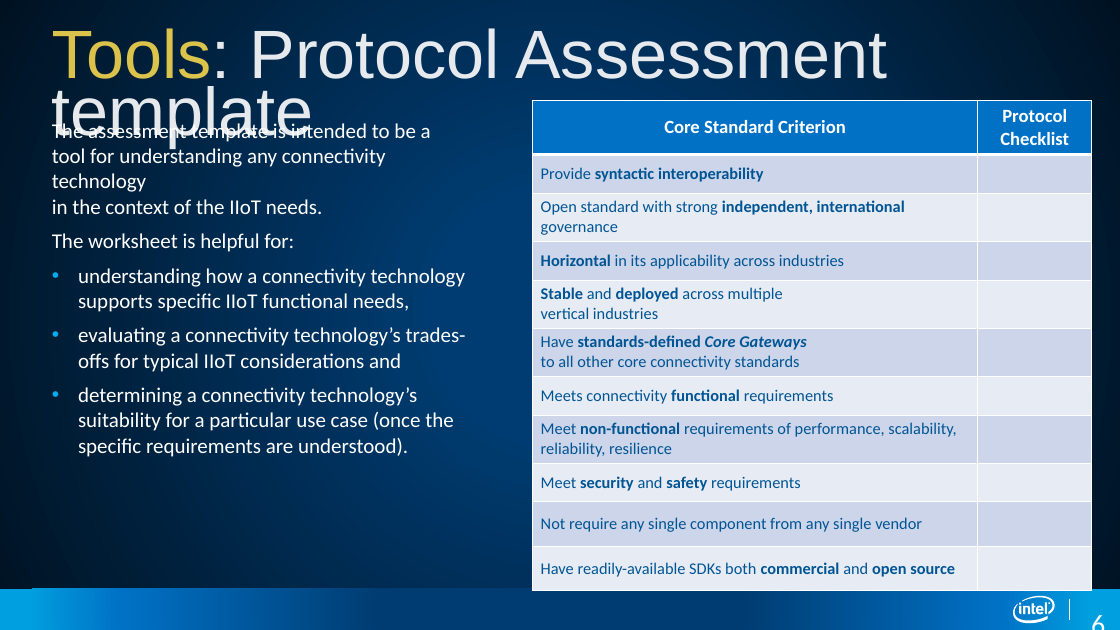
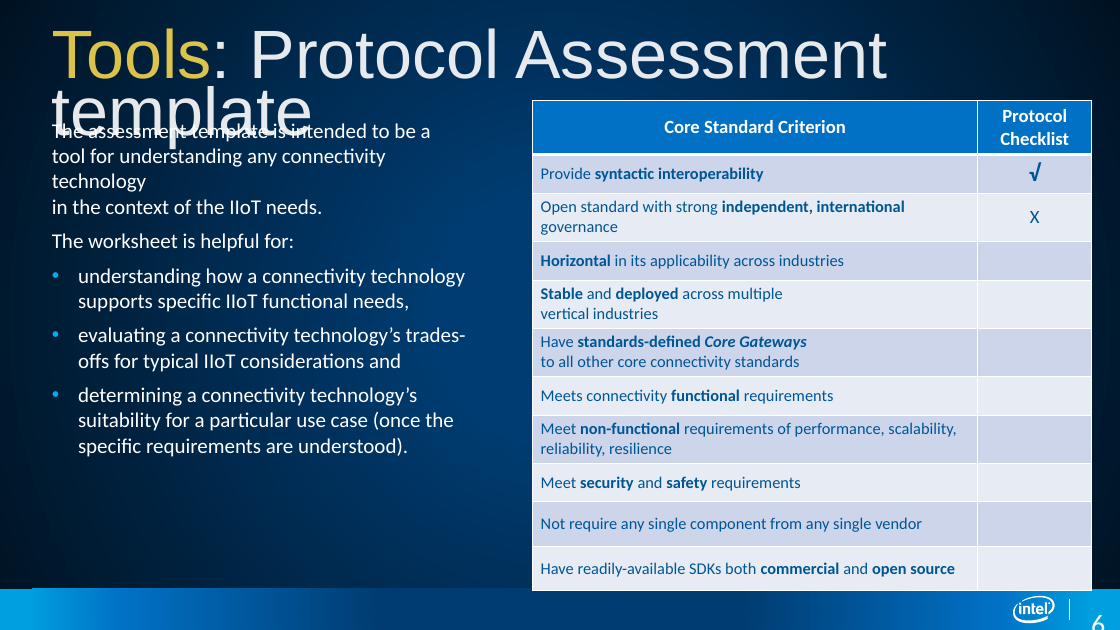
Before and after one commit to SSG-DRD-IOT/Industrial-IoT-Workshop, a slide deck: slide 6 of presentations/04-Industrial-Protocols.pptx. Drawn at 1120x630 pixels with LibreOffice and Linux fonts; fonts in the diff are those of the drawing. Boxes give left, top, right and bottom in pixels: in the first picture for what was removed or moved away, otherwise in the second. Text is boxed around its words. In the diff, an @@ line names an element or a change of style, - is before the commit and + after.

Commit message:
Add files via upload
update industrial protocols

```diff
--- a/presentations/04-Industrial-Protocols.pptx
+++ b/presentations/04-Industrial-Protocols.pptx
@@ table at (533,101,1091,592) @@
-row 2, column 2: 
+row 2, column 2: √
-row 3, column 2: 
+row 3, column 2: X
```
Also in this commit, not shown: 4 other slides changed, 1 slide added, 2 slides removed.
